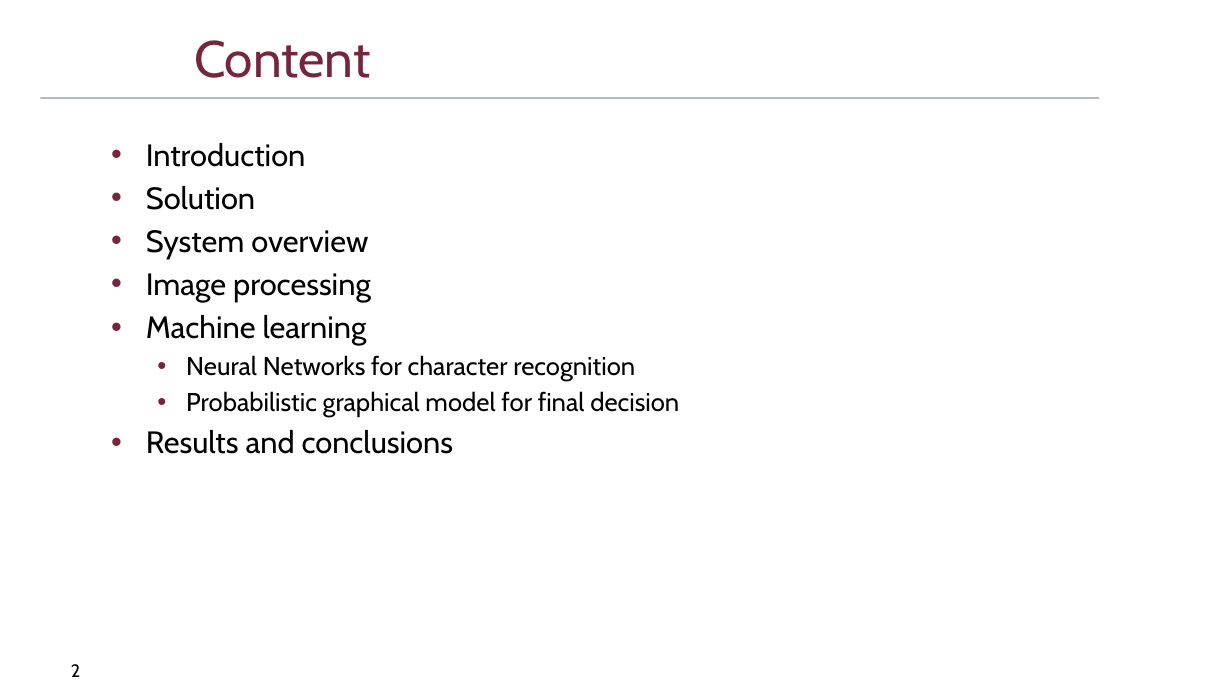
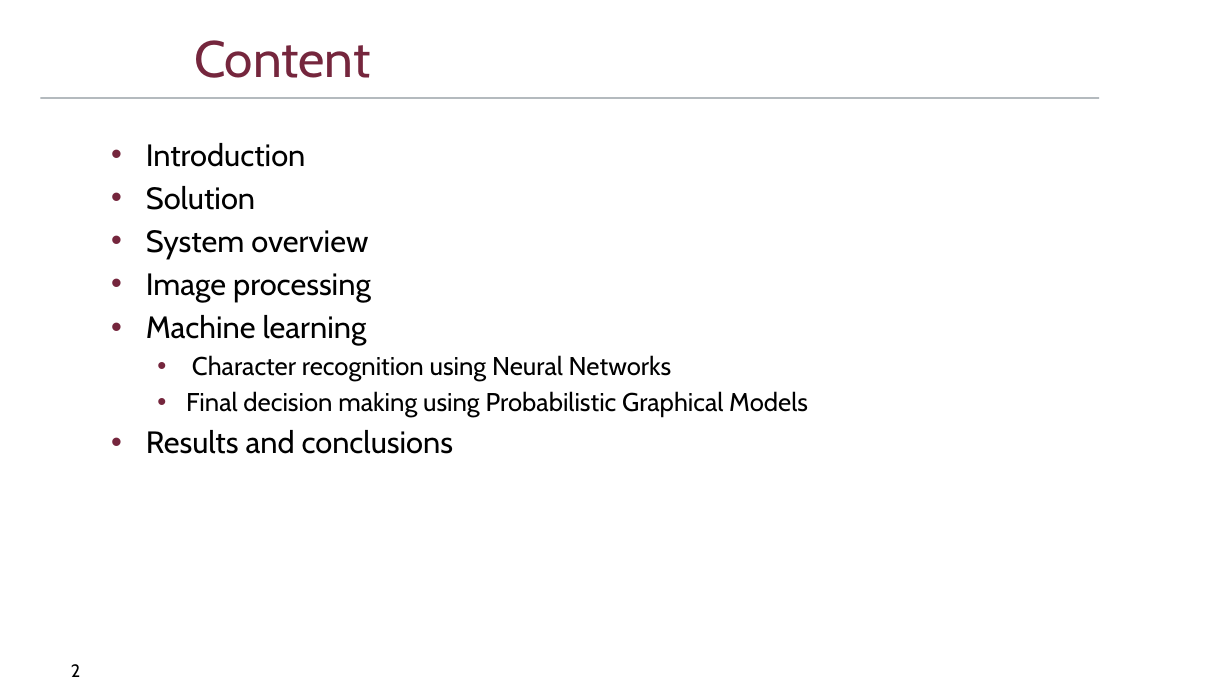
Before and after one commit to DriesSmit/SkripsieReport, a slide deck: slide 2 of OralExamination/SkripsieOral_APSmit.pptx. Drawn at 1232x693 pixels with LibreOffice and Linux fonts; fonts in the diff are those of the drawing; background and template pictures are left out. Boxes give left, top, right and bottom in pixels: in the first picture for what was removed or moved away, otherwise in the second. Text is boxed around its words. In the diff, an @@ line names an element or a change of style, - is before the commit and + after.

```diff
--- a/OralExamination/SkripsieOral_APSmit.pptx
+++ b/OralExamination/SkripsieOral_APSmit.pptx
@@ text at box(186, 355, 808, 417): text changed @@
-  • Neural Networks for character recognition
-  • Probabilistic graphical model for final decision
+  • Character recognition using Neural Networks
+  • Final decision making using Probabilistic Graphical Models
```
Also in this commit, not shown: 4 slides added.
